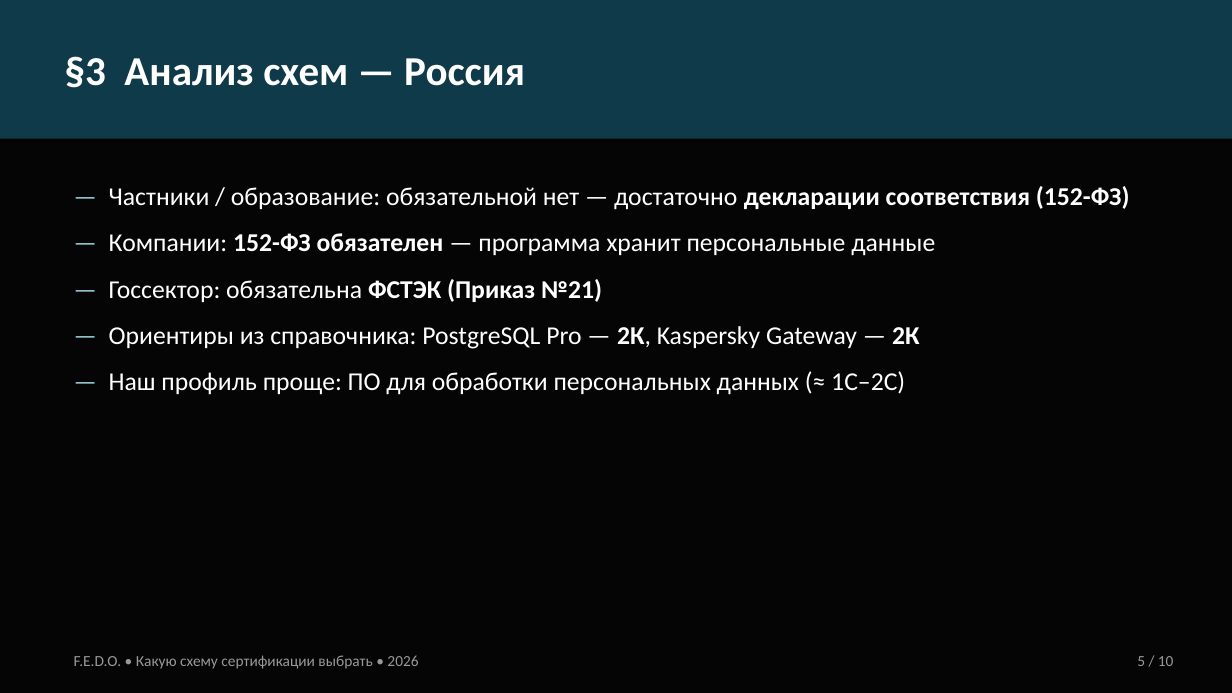
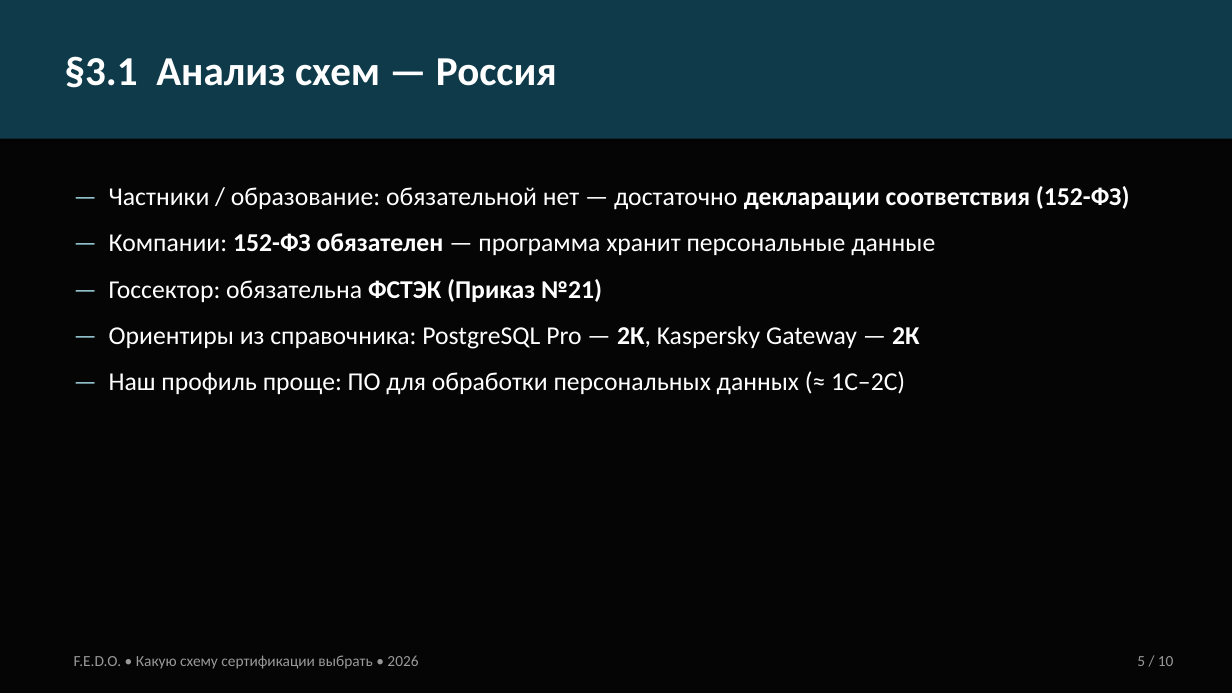
Before and after one commit to fedomirka-droid/F.E.D.O, a slide deck: slide 5 of docs/FEDO_certification_presentation.pptx. Drawn at 1232x693 pixels with LibreOffice and Linux fonts; fonts in the diff are those of the drawing. Boxes give left, top, right and bottom in pixels: in the first picture for what was removed or moved away, otherwise in the second. Text is boxed around its words. In the diff, an @@ line names an element or a change of style, - is before the commit and + after.

```diff
--- a/docs/FEDO_certification_presentation.pptx
+++ b/docs/FEDO_certification_presentation.pptx
@@ text in rectangle at (65, 56, 557, 88): text changed @@
-§3 Анализ схем — Россия
+§3.1 Анализ схем — Россия
```
Also in this commit, not shown: 6 other slides changed.
